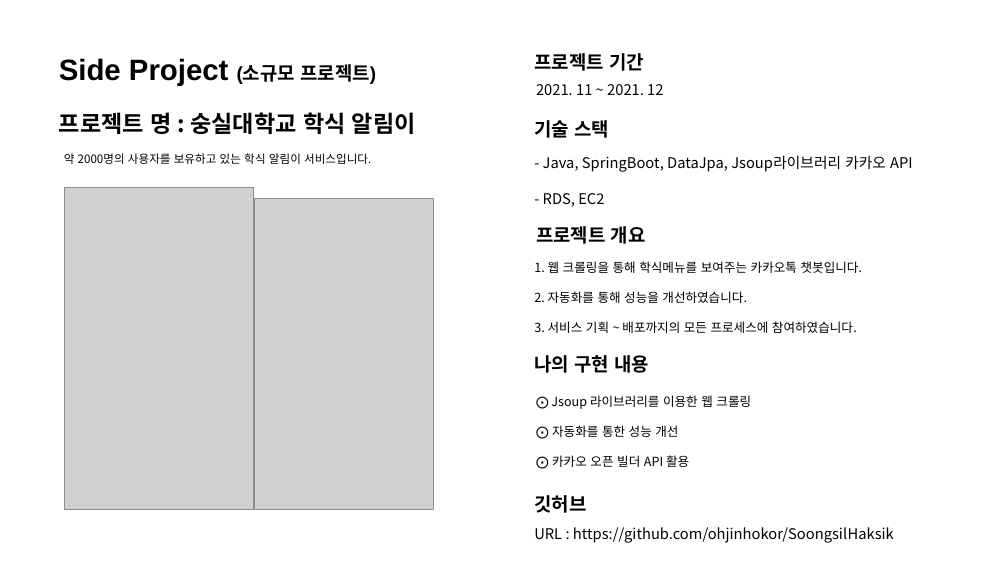
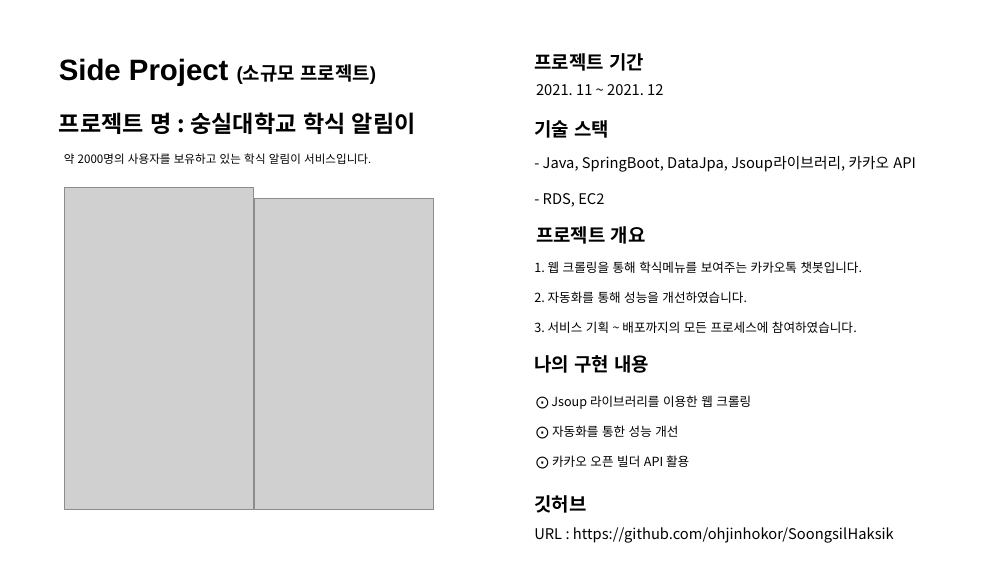
Before and after one commit to ohjinhokor/PortFolio, a slide deck: slide 7 of 오진호 포트폴리오.pptx (slide 6 before the commit). Drawn at 1008x567 pixels with LibreOffice and Linux fonts; fonts in the diff are those of the drawing; grey boxes stand for pictures; background and template pictures are left out. Boxes give left, top, right and bottom in pixels: in the first picture for what was removed or moved away, otherwise in the second. Text is boxed around its words. In the diff, an @@ line names an element or a change of style, - is before the commit and + after.

```diff
--- a/오진호 포트폴리오.pptx
+++ b/오진호 포트폴리오.pptx
@@ text at box(543, 156, 916, 172): text changed @@
-- Java, SpringBoot, DataJpa, Jsoup라이브러리 카카오 API
+- Java, SpringBoot, DataJpa, Jsoup라이브러리, 카카오 API
```
Also in this commit, not shown: 3 other slides changed, 1 slide added, 1 other file.
